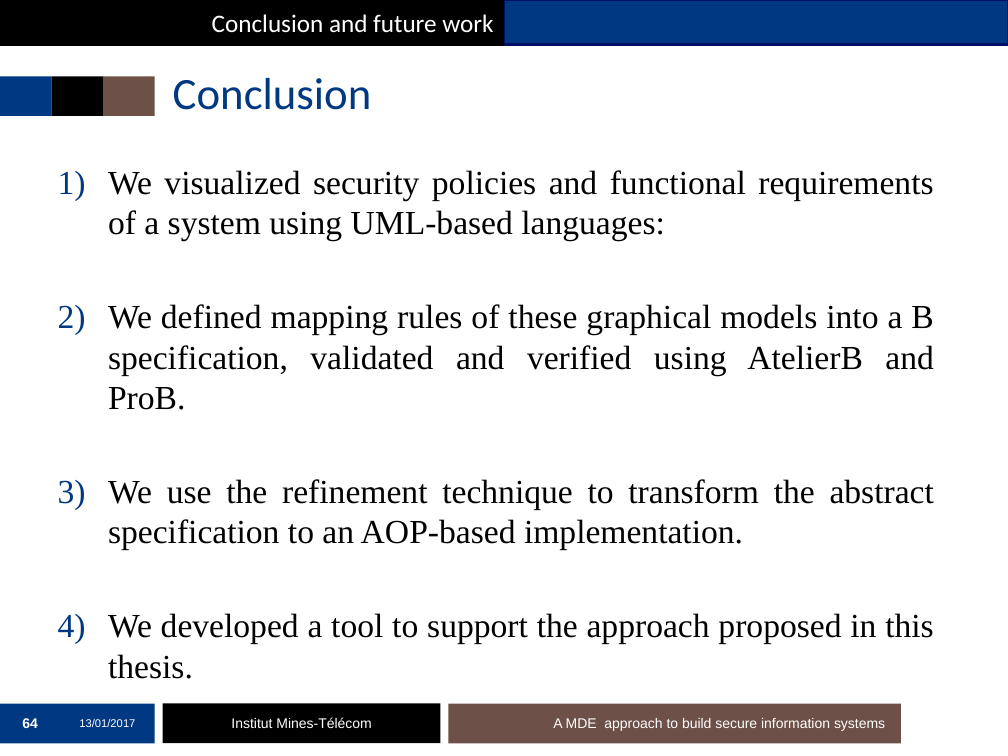
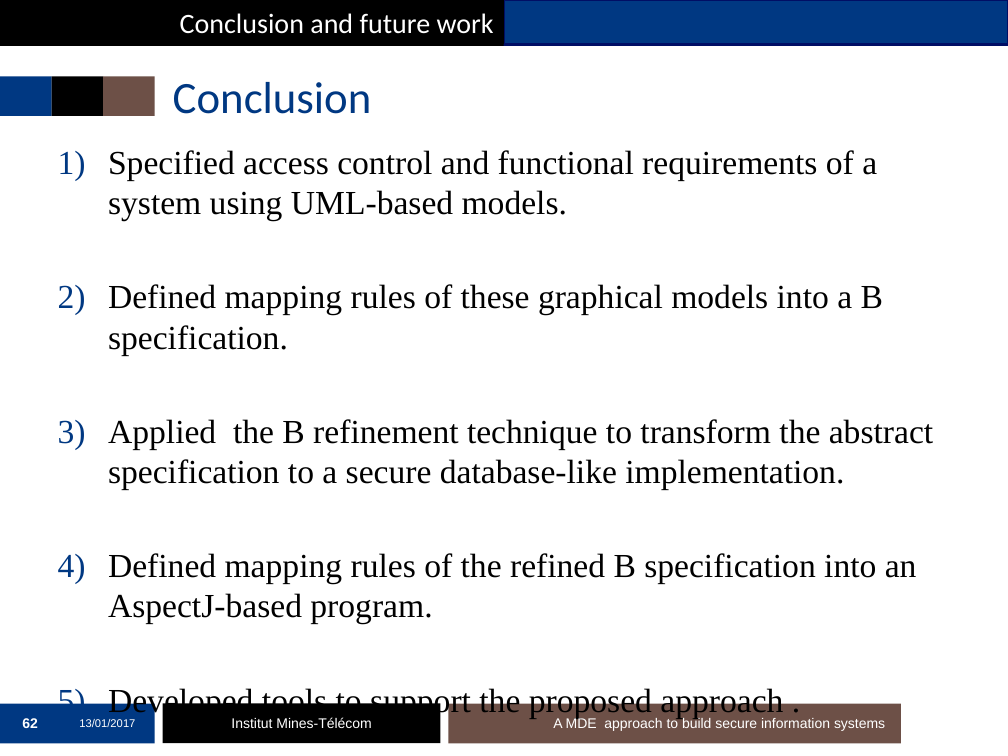
Before and after one commit to mai-ng/phdDefense, a slide deck: slide 62 of slides/presentation-defense.pptx (slide 64 before the commit). Drawn at 1008x756 pixels with LibreOffice and Linux fonts; fonts in the diff are those of the drawing; background and template pictures are left out. Boxes give left, top, right and bottom in pixels: in the first picture for what was removed or moved away, otherwise in the second. Text is boxed around its words. In the diff, an @@ line names an element or a change of style, - is before the commit and + after.

Commit message:
update slides

```diff
--- a/slides/presentation-defense.pptx
+++ b/slides/presentation-defense.pptx
@@ rectangle "Conclusion and future work" at (0,0,504,44): size 18 to 20 pt @@
@@ title "Conclusion": place and size @@
-title "Conclusion" at (173,78,372,110)
+title "Conclusion" at (173,82,372,114)
@@ text at (108,150,933,718): text changed @@
-1) We visualized security policies and functional requirements of a system using UML-based languages:
-2) We defined mapping rules of these graphical models into a B specification, validated and verified using AtelierB and ProB.
-3) We use the refinement technique to transform the abstract specification to an AOP-based implementation.
-4) We developed a tool to support the approach proposed in this thesis.
+1) Specified access control and functional requirements of a system using UML-based models.
+2) Defined mapping rules of these graphical models into a B specification.
+3) Applied the B refinement technique to transform the abstract specification to a secure database-like implementation.
+4) Defined mapping rules of the refined B specification into an AspectJ-based program.
+5) Developed tools to support the proposed approach .
@@ page number at (22,718,38,728): text changed @@
-64
+62
```
Also in this commit, not shown: 63 other slides changed, 2 slides added, 5 slides removed.
